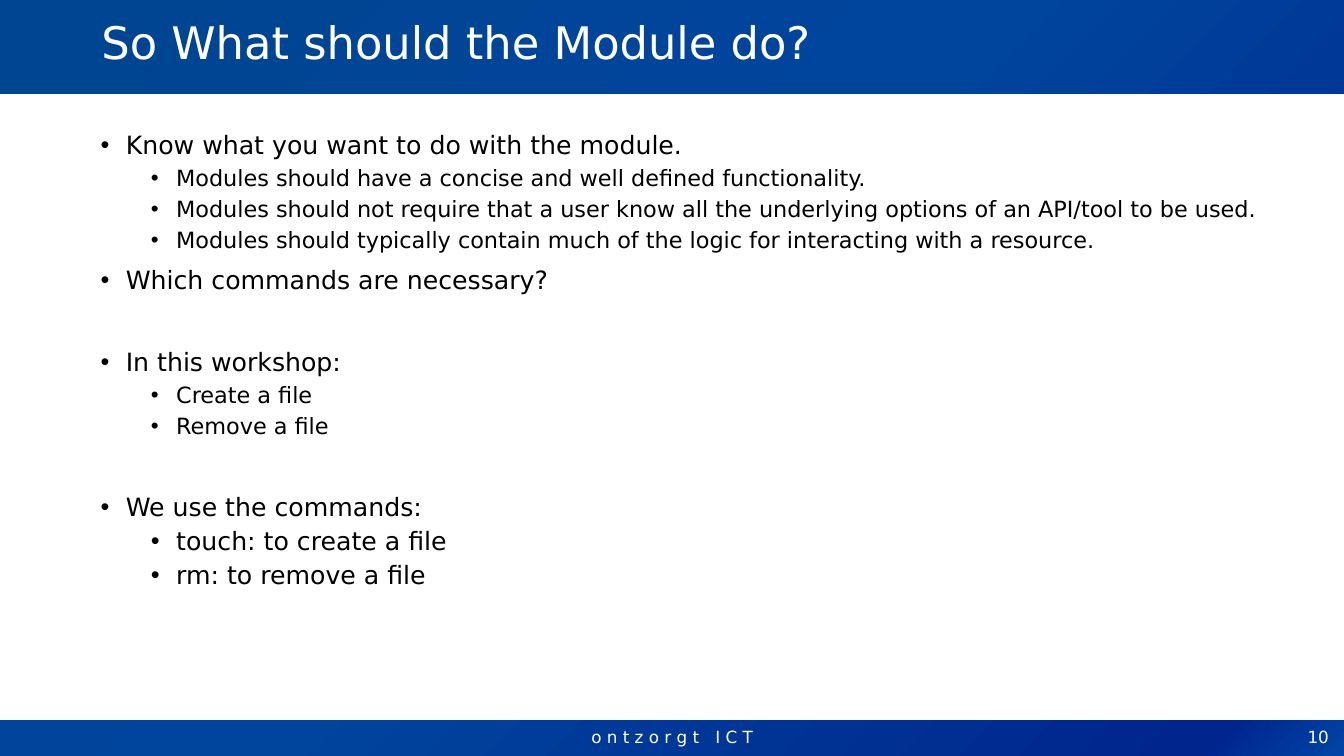
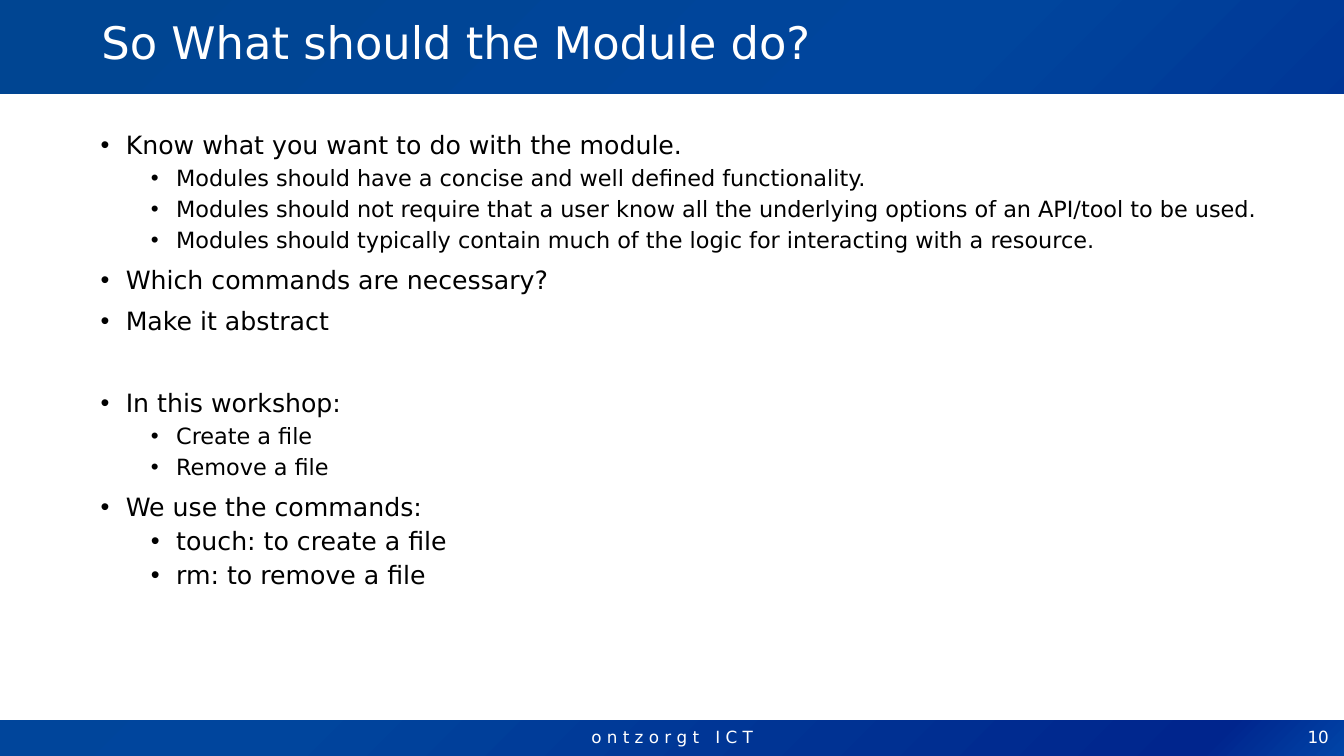
Before and after one commit to molekuul/modules_workshop, a slide deck: slide 10 of Workshop writing Ansible Module.pptx. Drawn at 1344x756 pixels with LibreOffice and Linux fonts; fonts in the diff are those of the drawing; background and template pictures are left out. Boxes give left, top, right and bottom in pixels: in the first picture for what was removed or moved away, otherwise in the second. Text is boxed around its words. In the diff, an @@ line names an element or a change of style, - is before the commit and + after.

```diff
--- a/Workshop writing Ansible Module.pptx
+++ b/Workshop writing Ansible Module.pptx
@@ text at box(126, 311, 329, 331): paragraph added @@
+• Make it abstract
```
Also in this commit, not shown: 9 other slides changed, 3 slides added, 1 other file.
